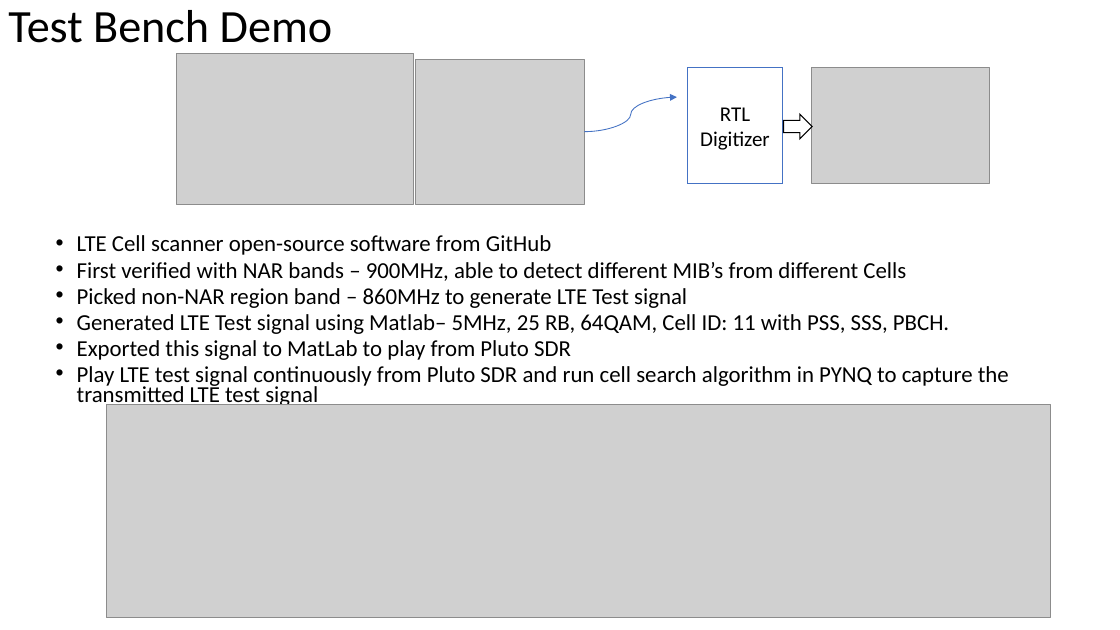
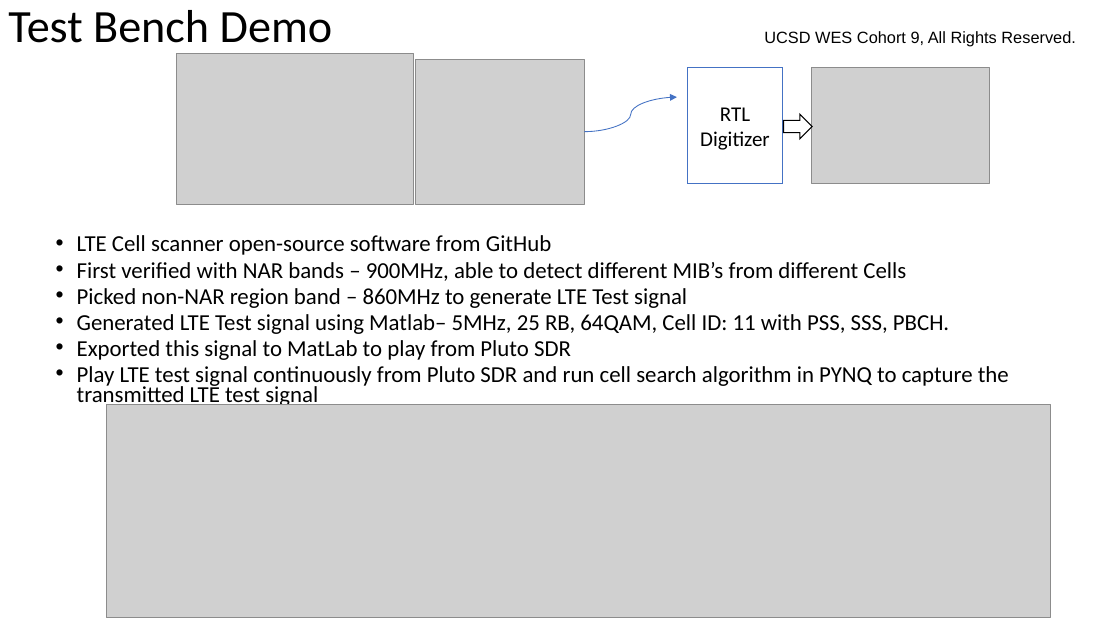
Before and after one commit to jehigh-sd/LTE_Cell_Search, a slide deck: slide 3 of DOCUMENTATION/Verification_Test_Bench.pptx. Drawn at 1120x630 pixels with LibreOffice and Linux fonts; fonts in the diff are those of the drawing; grey boxes stand for pictures. Boxes give left, top, right and bottom in pixels: in the first picture for what was removed or moved away, otherwise in the second. Text is boxed around its words. In the diff, an @@ line names an element or a change of style, - is before the commit and + after.

```diff
--- a/DOCUMENTATION/Verification_Test_Bench.pptx
+++ b/DOCUMENTATION/Verification_Test_Bench.pptx
@@ text added at bbox=[764, 31, 1076, 46], 14 pt, text #000000 @@
+UCSD WES Cohort 9, All Rights Reserved.
```
Also in this commit, not shown: 3 other slides changed, 3 other files.
